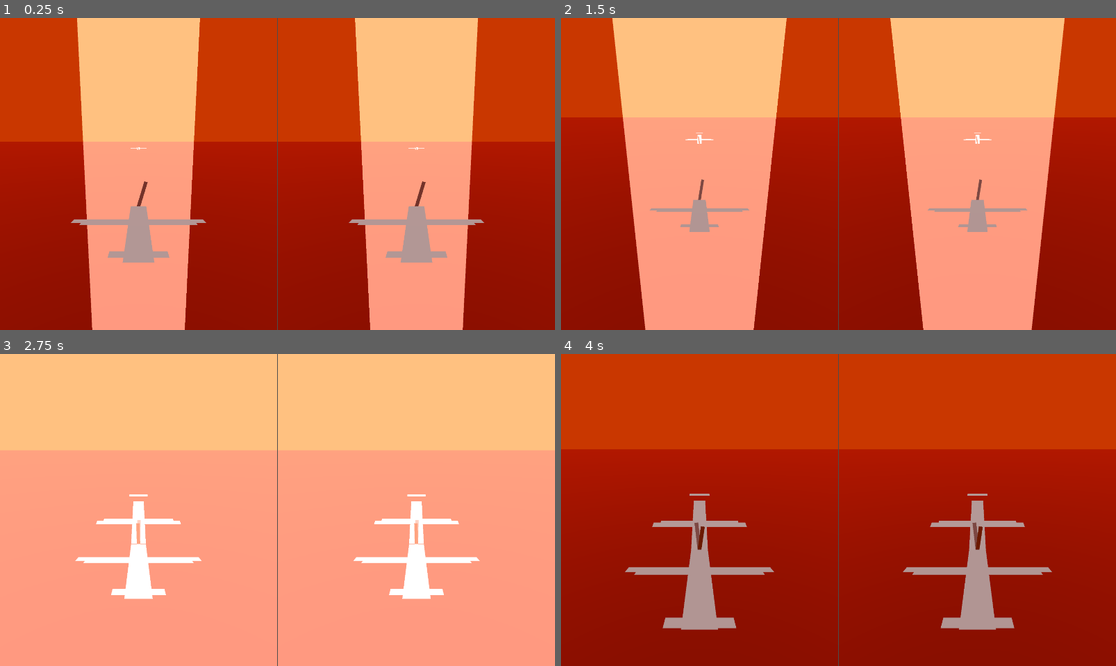
Above: before the commit, frames 1-4 (two rows, left to right).
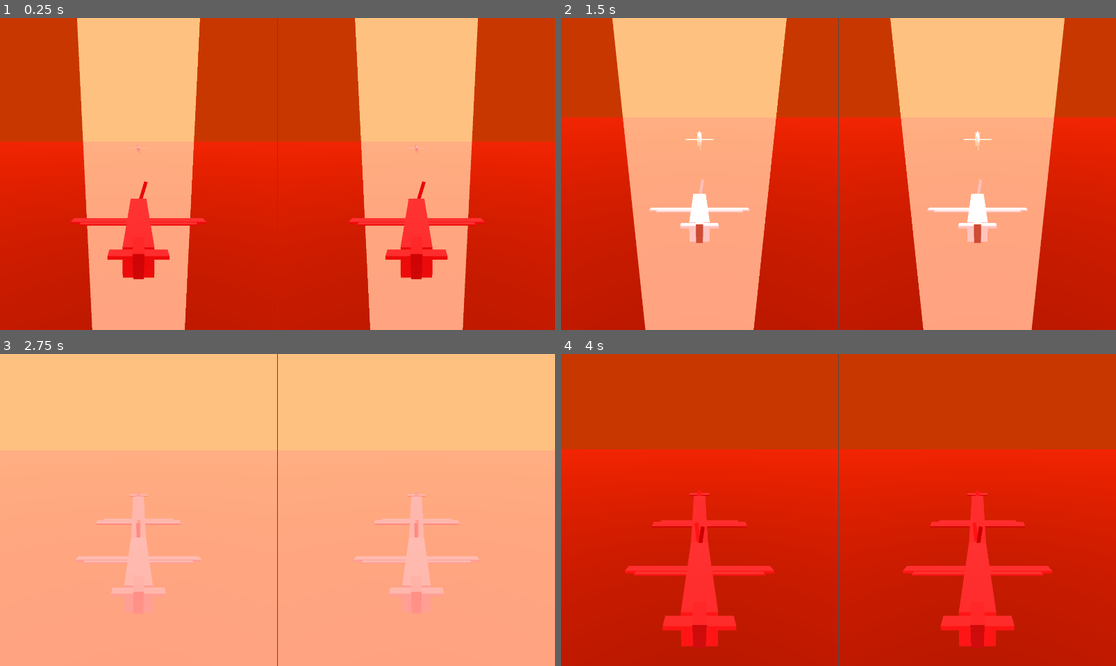
Above: after the commit, the same moments.

Repository: proximadams/Paper-Pilots
Game: Godot game, scene res://scenes/level.tscn
The game is run twice, just before and just after one commit, with the same random seed, the same clock (stepped at 60 frames per second) and the same inputs.
Inputs:
- Up to frame 1 (0.25 s): no input
- Up to frame 2 (1.5 s): no input
- Up to frame 3 (2.75 s): no input
- Up to frame 4 (4 s): no input

The runs differ from the first frame. In frame 1, 42% of the frame differs, in the area x 0-100%, y 39-100%; in frame 2, 38%; in frame 3, 3.7%; in frame 4, 69%, in the area x 0-100%, y 30-100%.

Commit message:
cone detects if player is hitable

Diff:
--- /dev/null
+++ b/materials/safe.tres
@@ -0,0 +1,4 @@
+[gd_resource type="StandardMaterial3D" format=3 uid="uid://cnc35h3nsvuct"]
+
+[resource]
+vertex_color_is_srgb = true
--- /dev/null
+++ b/materials/unsafe.tres
@@ -0,0 +1,5 @@
+[gd_resource type="StandardMaterial3D" format=3 uid="uid://cgiog6wwt3bhg"]
+
+[resource]
+vertex_color_is_srgb = true
+albedo_color = Color(1, 0, 0, 1)
--- a/scenes/level.tscn
+++ b/scenes/level.tscn
@@ -32,6 +32,11 @@
 
 [node name="DirectionalLight3D" type="DirectionalLight3D" parent="WorldEnvironment"]
 transform = Transform3D(1, 0, 0, 0, -4.37114e-08, 1, 0, -1, -4.37114e-08, 0, 3.31326, 0)
+light_energy = 2.0
+
+[node name="DirectionalLight3D2" type="DirectionalLight3D" parent="WorldEnvironment"]
+transform = Transform3D(1, 0, 0, 0, -4.37114e-08, -1, 0, 1, -4.37114e-08, 0, 3.31326, 0)
+light_energy = 0.1
 
 [node name="Floor" type="MeshInstance3D" parent="WorldEnvironment"]
 transform = Transform3D(1, 0, 0, 0, 1, 0, 0, 0, 1, 0, -100, 0)
@@ -44,28 +49,25 @@
 radius = 10.0
 height = 10000.0
 
-[node name="PlayerHolder1" type="Node3D" parent="."]
+[node name="Player1" parent="." node_paths=PackedStringArray("enemyPlayer") instance=ExtResource("1_2q6dc")]
+transform = Transform3D(-1, 0, -8.74228e-08, 0, 1, 0, 8.74228e-08, 0, -1, 0, 0, 30)
+enemyPlayer = NodePath("../Player2")
 
-[node name="Player" parent="PlayerHolder1" instance=ExtResource("1_2q6dc")]
-transform = Transform3D(-1, 0, -8.74228e-08, 0, 1, 0, 8.74228e-08, 0, -1, 0, 0, 30)
-
-[node name="CameraFollow" type="Node3D" parent="PlayerHolder1/Player"]
+[node name="CameraFollow" type="Node3D" parent="Player1"]
 transform = Transform3D(1, 0, 0, 0, 1, 0, 0, 0, 1, 0, 3.5, -7.5)
 
-[node name="CameraLookAt" type="Node3D" parent="PlayerHolder1/Player"]
+[node name="CameraLookAt" type="Node3D" parent="Player1"]
 transform = Transform3D(1, 0, 0, 0, 1, 0, 0, 0, 1, 0, 0, 20)
 
-[node name="PlayerHolder2" type="Node3D" parent="."]
-transform = Transform3D(-1, 0, -8.74228e-08, 0, 1, 0, 8.74228e-08, 0, -1, 0, 0, 0)
-
-[node name="Player" parent="PlayerHolder2" instance=ExtResource("1_2q6dc")]
-transform = Transform3D(-1, 0, -8.74228e-08, 0, 1, 0, 8.74228e-08, 0, -1, 0, 0, 30)
+[node name="Player2" parent="." node_paths=PackedStringArray("enemyPlayer") instance=ExtResource("1_2q6dc")]
+transform = Transform3D(1, 0, 1.74846e-07, 0, 1, 0, -1.74846e-07, 0, 1, -2.62268e-06, 0, -30)
+enemyPlayer = NodePath("../Player1")
 playerID = 2
 
-[node name="CameraFollow" type="Node3D" parent="PlayerHolder2/Player"]
+[node name="CameraFollow" type="Node3D" parent="Player2"]
 transform = Transform3D(1, 0, 0, 0, 1, 0, 0, 0, 1, 0, 3.5, -7.5)
 
-[node name="CameraLookAt" type="Node3D" parent="PlayerHolder2/Player"]
+[node name="CameraLookAt" type="Node3D" parent="Player2"]
 transform = Transform3D(1, 0, 0, 0, 1, 0, 0, 0, 1, 0, 0, 20)
 
 [node name="GridContainer" type="GridContainer" parent="."]
@@ -83,14 +85,16 @@
 stretch = true
 
 [node name="SubViewport" type="SubViewport" parent="GridContainer/p1SubViewportContainer"]
+handle_input_locally = false
 size = Vector2i(1150, 1296)
+render_target_update_mode = 4
 
 [node name="Camera3D" type="Camera3D" parent="GridContainer/p1SubViewportContainer/SubViewport" node_paths=PackedStringArray("followTarget", "lookAtTarget")]
 transform = Transform3D(1, 0, 0, 0, 0.886204, 0.463296, 0, -0.463296, 0.886204, 0, 3.5, 37.5)
 current = true
 script = ExtResource("1_w7c3h")
-followTarget = NodePath("../../../../PlayerHolder1/Player/CameraFollow")
-lookAtTarget = NodePath("../../../../PlayerHolder1/Player/CameraLookAt")
+followTarget = NodePath("../../../../Player1/CameraFollow")
+lookAtTarget = NodePath("../../../../Player1/CameraLookAt")
 
 [node name="p2SubViewportContainer" type="SubViewportContainer" parent="GridContainer"]
 layout_mode = 2
@@ -99,11 +103,13 @@
 stretch = true
 
 [node name="SubViewport" type="SubViewport" parent="GridContainer/p2SubViewportContainer"]
+handle_input_locally = false
 size = Vector2i(1150, 1296)
+render_target_update_mode = 4
 
 [node name="Camera3D" type="Camera3D" parent="GridContainer/p2SubViewportContainer/SubViewport" node_paths=PackedStringArray("followTarget", "lookAtTarget")]
 transform = Transform3D(-1, 4.05026e-08, -7.74744e-08, 0, 0.886204, 0.463296, 8.74228e-08, 0.463296, -0.886204, -3.27835e-06, 3.5, -37.5)
 current = true
 script = ExtResource("1_w7c3h")
-followTarget = NodePath("../../../../PlayerHolder2/Player/CameraFollow")
-lookAtTarget = NodePath("../../../../PlayerHolder2/Player/CameraLookAt")
+followTarget = NodePath("../../../../Player2/CameraFollow")
+lookAtTarget = NodePath("../../../../Player2/CameraLookAt")
--- a/scenes/player.tscn
+++ b/scenes/player.tscn
@@ -1,33 +1,39 @@
-[gd_scene load_steps=16 format=3 uid="uid://b58w5vg0q13f8"]
+[gd_scene load_steps=20 format=3 uid="uid://b58w5vg0q13f8"]
 
 [ext_resource type="Script" uid="uid://bbvj4iauu42wr" path="res://scripts/player.gd" id="1_3vyb7"]
+[ext_resource type="Material" uid="uid://cnc35h3nsvuct" path="res://materials/safe.tres" id="2_g2els"]
+[ext_resource type="Material" uid="uid://cgiog6wwt3bhg" path="res://materials/unsafe.tres" id="3_qhqgy"]
 
 [sub_resource type="CapsuleShape3D" id="CapsuleShape3D_u8vuu"]
 height = 6.0
 
+[sub_resource type="CapsuleShape3D" id="CapsuleShape3D_3vyb7"]
+radius = 0.3
+height = 5.5
+
 [sub_resource type="BoxMesh" id="BoxMesh_u8vuu"]
-size = Vector3(0.9, 0, 6)
+size = Vector3(0.9, 0.9, 6)
 
 [sub_resource type="BoxMesh" id="BoxMesh_3vyb7"]
 size = Vector3(0, 0.9, 6)
 
 [sub_resource type="BoxMesh" id="BoxMesh_g2els"]
-size = Vector3(6, 0, 0.5)
+size = Vector3(6, 0.1, 0.5)
 
 [sub_resource type="BoxMesh" id="BoxMesh_qhqgy"]
-size = Vector3(1, 0, 0.25)
+size = Vector3(1, 0.05, 0.25)
 
 [sub_resource type="BoxMesh" id="BoxMesh_dqkch"]
-size = Vector3(0.55, 0, 0.25)
+size = Vector3(0.55, 0.05, 0.25)
 
 [sub_resource type="BoxMesh" id="BoxMesh_qlg0r"]
-size = Vector3(3, 0.2, 0)
+size = Vector3(3, 0.2, 0.01)
 
 [sub_resource type="BoxMesh" id="BoxMesh_tuyoq"]
-size = Vector3(0, 1.25, 0.5)
+size = Vector3(0.3, 1.25, 0.5)
 
 [sub_resource type="BoxMesh" id="BoxMesh_fjrip"]
-size = Vector3(1.6, 0, 0.35)
+size = Vector3(1.6, 0.1, 0.35)
 
 [sub_resource type="StandardMaterial3D" id="StandardMaterial3D_3vyb7"]
 blend_mode = 1
@@ -124,19 +130,31 @@
 &"shooting": SubResource("Animation_3vyb7")
 }
 
-[node name="Player" type="CharacterBody3D" node_paths=PackedStringArray("gunShotsAnim", "leftMoveableWing", "rightMoveableWing", "propellor")]
+[sub_resource type="ConvexPolygonShape3D" id="ConvexPolygonShape3D_qhqgy"]
+points = PackedVector3Array(0, 0, 10000, 0, 1000, 10000, 0, -1000, 10000, 1000, 0, 10000, -1000, 0, 10000, 707, 707, 10000, 707, -707, 10000, -707, 707, 10000, -707, -707, 10000, 0, 0, 0)
+
+[node name="Player" type="CharacterBody3D" node_paths=PackedStringArray("gunShotsAnim", "leftMoveableWing", "rightMoveableWing", "propellor", "rectangles")]
 motion_mode = 1
 script = ExtResource("1_3vyb7")
 gunShotsAnim = NodePath("GunShots/AnimationPlayer")
 leftMoveableWing = NodePath("Rectangles/Wings/LeftMoveableWing")
 rightMoveableWing = NodePath("Rectangles/Wings/RightMoveableWing")
+materialSafe = ExtResource("2_g2els")
+materialUnsafe = ExtResource("3_qhqgy")
 propellor = NodePath("Rectangles/Properller")
+rectangles = NodePath("Rectangles")
 playerID = 1
 
 [node name="CollisionShape3D" type="CollisionShape3D" parent="."]
 transform = Transform3D(1, 0, 0, 0, -4.37114e-08, -1, 0, 1, -4.37114e-08, 0, 0, 0)
 shape = SubResource("CapsuleShape3D_u8vuu")
 
+[node name="WingArea3D" type="Area3D" parent="."]
+
+[node name="CollisionShape3D" type="CollisionShape3D" parent="WingArea3D"]
+transform = Transform3D(-4.37114e-08, -1, 0, 1, -4.37114e-08, 0, 0, 0, 1, 0, 0, 0.4)
+shape = SubResource("CapsuleShape3D_3vyb7")
+
 [node name="Rectangles" type="Node3D" parent="."]
 
 [node name="MainBody" type="Node3D" parent="Rectangles"]
@@ -144,10 +162,12 @@
 [node name="MainBodyHorizontal" type="MeshInstance3D" parent="Rectangles/MainBody"]
 mesh = SubResource("BoxMesh_u8vuu")
 skeleton = NodePath("../../..")
+surface_material_override/0 = ExtResource("2_g2els")
 
 [node name="MainBodyVertical" type="MeshInstance3D" parent="Rectangles/MainBody"]
 mesh = SubResource("BoxMesh_3vyb7")
 skeleton = NodePath("../../..")
+surface_material_override/0 = ExtResource("2_g2els")
 
 [node name="Wings" type="Node3D" parent="Rectangles"]
 transform = Transform3D(1, 0, 0, 0, 1, 0, 0, 0, 1, 0, 0, 0.5)
@@ -219,3 +239,14 @@
 libraries = {
 &"": SubResource("AnimationLibrary_g2els")
 }
+
+[node name="GunShotArea3D" type="Area3D" parent="."]
+
+[node name="CollisionShape3D" type="CollisionShape3D" parent="GunShotArea3D"]
+transform = Transform3D(1, 0, 0, 0, 1, 0, 0, 0, 1, 0, 0, 4.07897)
+shape = SubResource("ConvexPolygonShape3D_qhqgy")
+
+[connection signal="area_entered" from="GunShotArea3D" to="." method="_on_gun_shot_area_3d_area_entered"]
+[connection signal="area_exited" from="GunShotArea3D" to="." method="_on_gun_shot_area_3d_area_exited"]
+[connection signal="body_entered" from="GunShotArea3D" to="." method="_on_gun_shot_area_3d_body_entered"]
+[connection signal="body_exited" from="GunShotArea3D" to="." method="_on_gun_shot_area_3d_body_exited"]
--- a/scripts/player.gd
+++ b/scripts/player.gd
@@ -9,18 +9,28 @@
 const TILT_DOWN_SPEED       : float = 100.0
 const WING_DEGREES          : float = 45.0
 
+@export var enemyPlayer: CharacterBody3D
+
 @export var gunShotsAnim: AnimationPlayer
 
 @export var leftMoveableWing : Node3D
 @export var rightMoveableWing: Node3D
 
+@export var materialSafe  : Material
+@export var materialUnsafe: Material
+
 @export var propellor: MeshInstance3D
+@export var rectangles: Node3D
 
 @export var playerID: int
 
-var fallSpeed      : float = 0.0# negative is fall direction
-var propulsionSpeed: float = 200.0
-var propellorSpeed : float = 0.0
+var enemyHitableCount: int   = 0
+var fallSpeed        : float = 0.0# negative is fall direction
+var isHitable        : bool  = true
+var propulsionSpeed  : float = 200.0
+var propellorSpeed   : float = 0.0
+
+@onready var allBodyVisuals: Array[MeshInstance3D] = _get_all_body_visuals()
 
 func _process(delta: float) -> void:
 	handle_input_wing_angles()
@@ -29,6 +39,26 @@
 	handle_rotation(delta)
 	handle_gravity()
 	handle_movement(delta)
+
+func _get_recursive_children(node) -> Array[Node]:
+	var nodeArr: Array[Node] = []
+
+	for currChild in node.get_children():
+		if currChild.get_child_count() > 0:
+			nodeArr.append(currChild)
+			nodeArr.append_array(_get_recursive_children(currChild))
+		else:
+			nodeArr.append(currChild)
+
+	return nodeArr
+
+func _get_all_body_visuals() -> Array[MeshInstance3D]:
+	var result: Array[MeshInstance3D] = []
+	var allRectanglesRecursiveChildren: Array[Node] = _get_recursive_children(rectangles)
+	for currNode in allRectanglesRecursiveChildren:
+		if currNode is MeshInstance3D:
+			result.append(currNode)
+	return result
 
 func _get_acceleration_decceleration_mult() -> float:
 	var result = 1.0
@@ -88,3 +118,31 @@
 	result.x = (Input.get_action_strength('move_left_p%d' % playerID) - Input.get_action_strength('move_right_p%d' % playerID))
 	result.y = (Input.get_action_strength('move_up_p%d' % playerID) - Input.get_action_strength('move_down_p%d' % playerID))
 	return result
+
+func _on_gun_shot_area_3d_area_entered(area: Area3D) -> void:
+	if area.name == 'WingArea3D':
+		enemyHitableCount += 1
+		enemyPlayer.set_is_hittable(enemyHitableCount != 0)
+
+func _on_gun_shot_area_3d_area_exited(area: Area3D) -> void:
+	if area.name == 'WingArea3D':
+		enemyHitableCount -= 1
+		enemyPlayer.set_is_hittable(enemyHitableCount != 0)
+
+func _on_gun_shot_area_3d_body_entered(body: Node3D) -> void:
+	if body.name.begins_with('Player'):
+		enemyHitableCount += 1
+		enemyPlayer.set_is_hittable(enemyHitableCount != 0)
+
+func _on_gun_shot_area_3d_body_exited(body: Node3D) -> void:
+	if body.name.begins_with('Player'):
+		enemyHitableCount -= 1
+		enemyPlayer.set_is_hittable(enemyHitableCount != 0)
+
+func set_is_hittable(valueGiven: bool) -> void:
+	var newMaterial = materialSafe
+	isHitable = valueGiven
+	if isHitable:
+		newMaterial = materialUnsafe
+	for currMesh in allBodyVisuals:
+		currMesh.set_surface_override_material(0, newMaterial)
